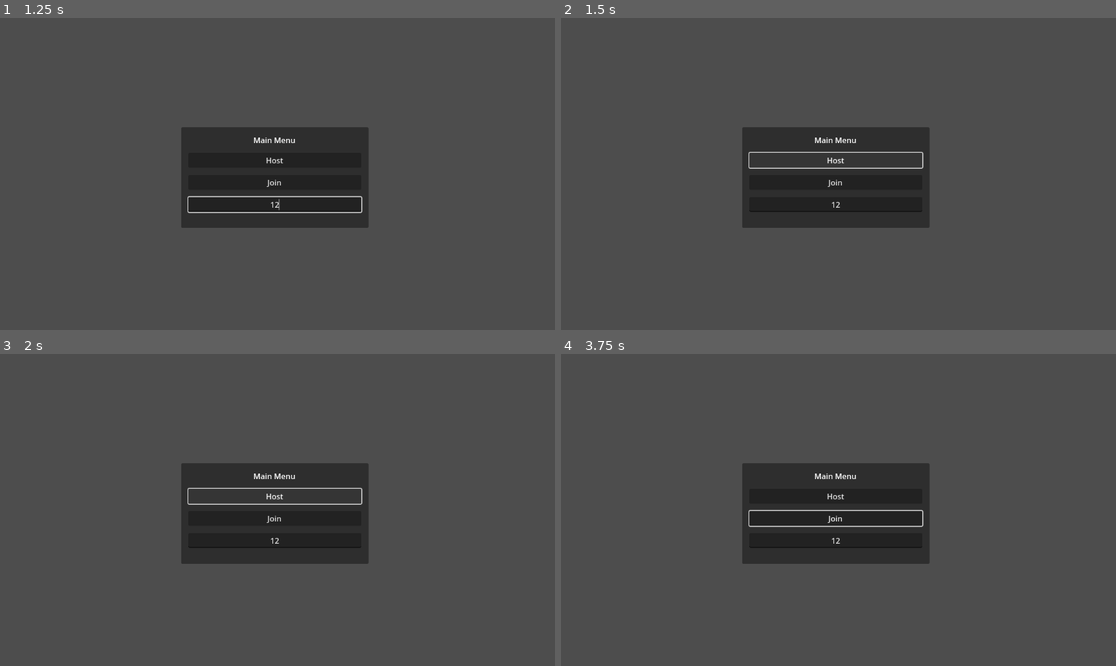
Above: before the commit, frames 1-4 (two rows, left to right).
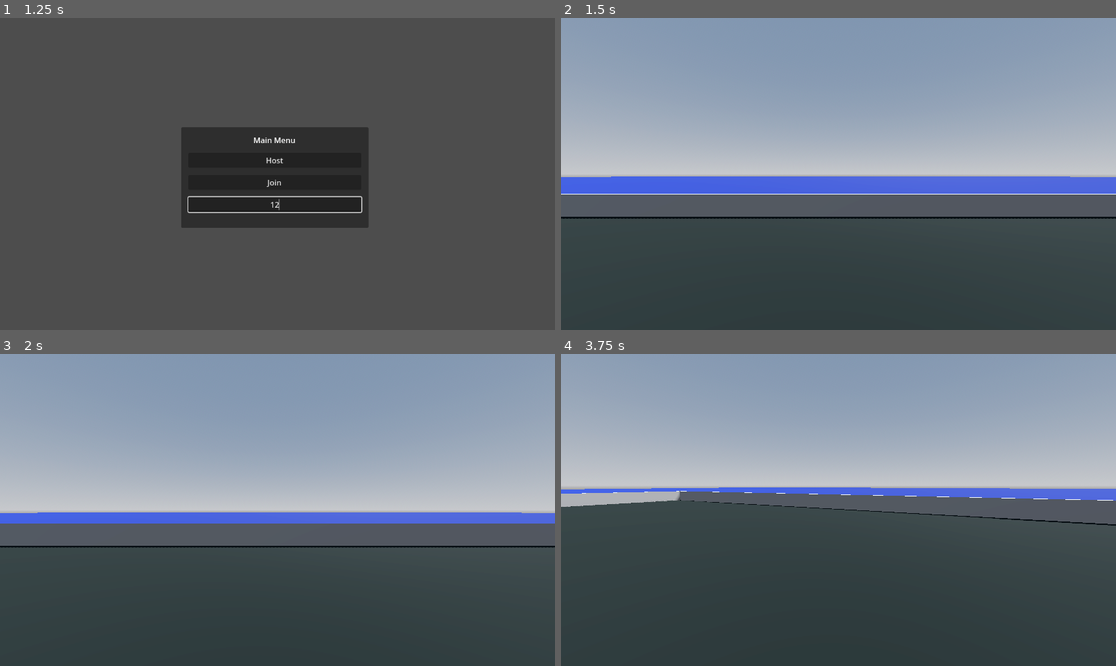
Above: after the commit, the same moments.

Repository: kassarl/mutiny
Game: Godot game, scene res://Level.tscn
Two runs of this game, one before a commit and one after it. Both use one fixed random seed, a clock stepped at 60 frames per second and the inputs below.
Inputs (mouse positions are in pixels of both pictures, inside the frame that each line leads up to):
- Up to frame 1 (1.25 s): click (277, 205) at 0.52 s; type "12" at 0.6 s
- Up to frame 2 (1.5 s): click "Host" at 1.25 s
- Up to frame 3 (2 s): no input
- Up to frame 4 (3.75 s): click (838, 519) at 2 s, where only the run before the commit has a clickable "Join"; move the mouse to (960, 494) at 2.77 s; hold D (right) 2.78-3.53 s; hold Shift (sprint, bound only after the commit) 2.78-3.53 s; move the mouse to (727, 525) at 3.52 s; hold S (down) from 3.53 s (still down); tap Shift (sprint, bound only after the commit) at 3.6 s

Frame 1 is identical in both runs. In frame 2, 79% of the frame differs, in the area x 0-100%, y 0-100%; in frame 3, 78%; in frame 4, 80%.
Error after the commit: Assertion failed: UPNP Discover Failed! Error 24 (res://world.gd:52)

Commit message:
Fixed head

Diff:
--- a/player.gd
+++ b/player.gd
@@ -42,7 +42,7 @@
 
 	# Get the input direction and handle the movement/deceleration.
 	# As good practice, you should replace UI actions with custom gameplay actions.
-	var input_dir = Input.get_vector("ui_left", "ui_right", "ui_up", "ui_down")
+	var input_dir = Input.get_vector("left", "right", "up", "down")
 	direction = lerp(direction, (transform.basis * Vector3(input_dir.x, 0, input_dir.y)).normalized(), delta*lerp_speed)
 
 	if direction:
--- a/player.tscn
+++ b/player.tscn
@@ -32,6 +32,6 @@
 skeleton = NodePath("../..")
 
 [node name="Head" type="Node3D" parent="."]
+transform = Transform3D(1, 0, 0, 0, 1, 0, 0, 0, 1, 0, 1.63194, 0)
 
 [node name="Camera3D" type="Camera3D" parent="Head"]
-transform = Transform3D(1, 0, 0, 0, 1, 0, 0, 0, 1, 0, 1.72443, 0)
--- a/project.godot
+++ b/project.godot
@@ -42,3 +42,13 @@
 "events": [Object(InputEventKey,"resource_local_to_scene":false,"resource_name":"","device":-1,"window_id":0,"alt_press …(195 unchanged characters)…
 ]
 }
+sprint={
+"deadzone": 0.5,
+"events": [Object(InputEventKey,"resource_local_to_scene":false,"resource_name":"","device":-1,"window_id":0,"alt_pressed":false,"shift_pressed":false,"ctrl_pressed":false,"meta_pressed":false,"pressed":false,"keycode":0,"physical_keycode":4194325,"key_label":0,"unicode":0,"location":0,"echo":false,"script":null)
+]
+}
+pause={
+"deadzone": 0.5,
+"events": [Object(InputEventKey,"resource_local_to_scene":false,"resource_name":"","device":-1,"window_id":0,"alt_pressed":false,"shift_pressed":false,"ctrl_pressed":false,"meta_pressed":false,"pressed":false,"keycode":0,"physical_keycode":4194305,"key_label":0,"unicode":0,"location":0,"echo":false,"script":null)
+]
+}
--- a/ship.tscn
+++ b/ship.tscn
@@ -81,6 +81,7 @@
 script = ExtResource("1_tbuv5")
 
 [node name="ShipMesh" type="CSGCombiner3D" parent="NavigationRegion3D"]
+use_collision = true
 
 [node name="CSGBox3D" type="CSGBox3D" parent="NavigationRegion3D/ShipMesh"]
 transform = Transform3D(1, 0, 0, 0, 1, 0, 0, 0, 1, 0, 2.94138, 0)
--- a/world.gd
+++ b/world.gd
@@ -1,4 +1,4 @@
-extends Node3D
+extends Node
 
 @onready var main_menu = $CanvasLayer/MainMenu
 @onready var address_entry = $CanvasLayer/MainMenu/MarginContainer/VBoxContainer/AddressEntry
@@ -31,11 +31,11 @@
 	multiplayer.multiplayer_peer = enet_peer
 	print(address_entry.text)
 
-
 func add_player(peer_id):
 	#add player to world
 	var player = Player.instantiate()
 	player.name = str(peer_id)
+	player.position = Vector3(-4.5, 4.6, 0)
 	add_child(player)
 
 func remove_player(peer_id):
